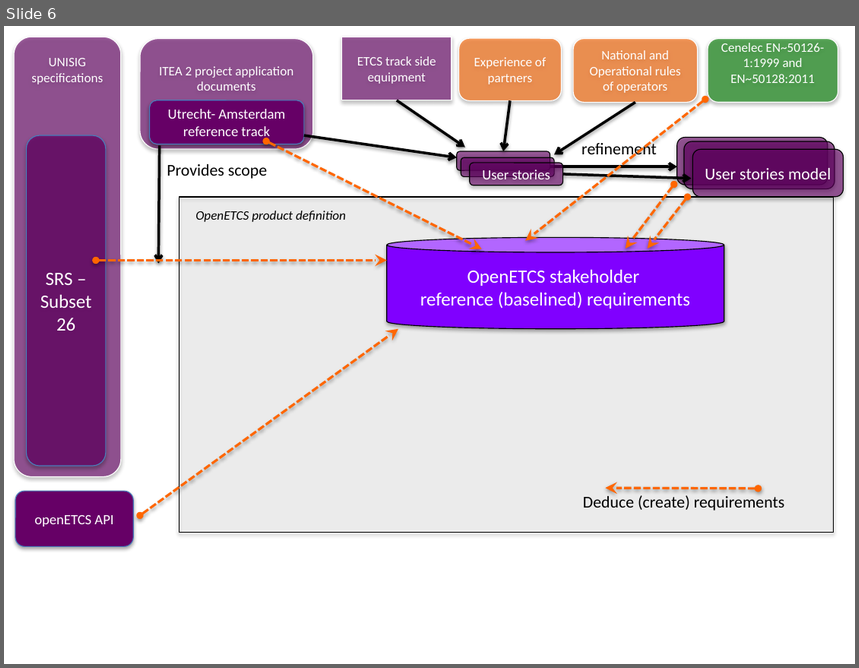
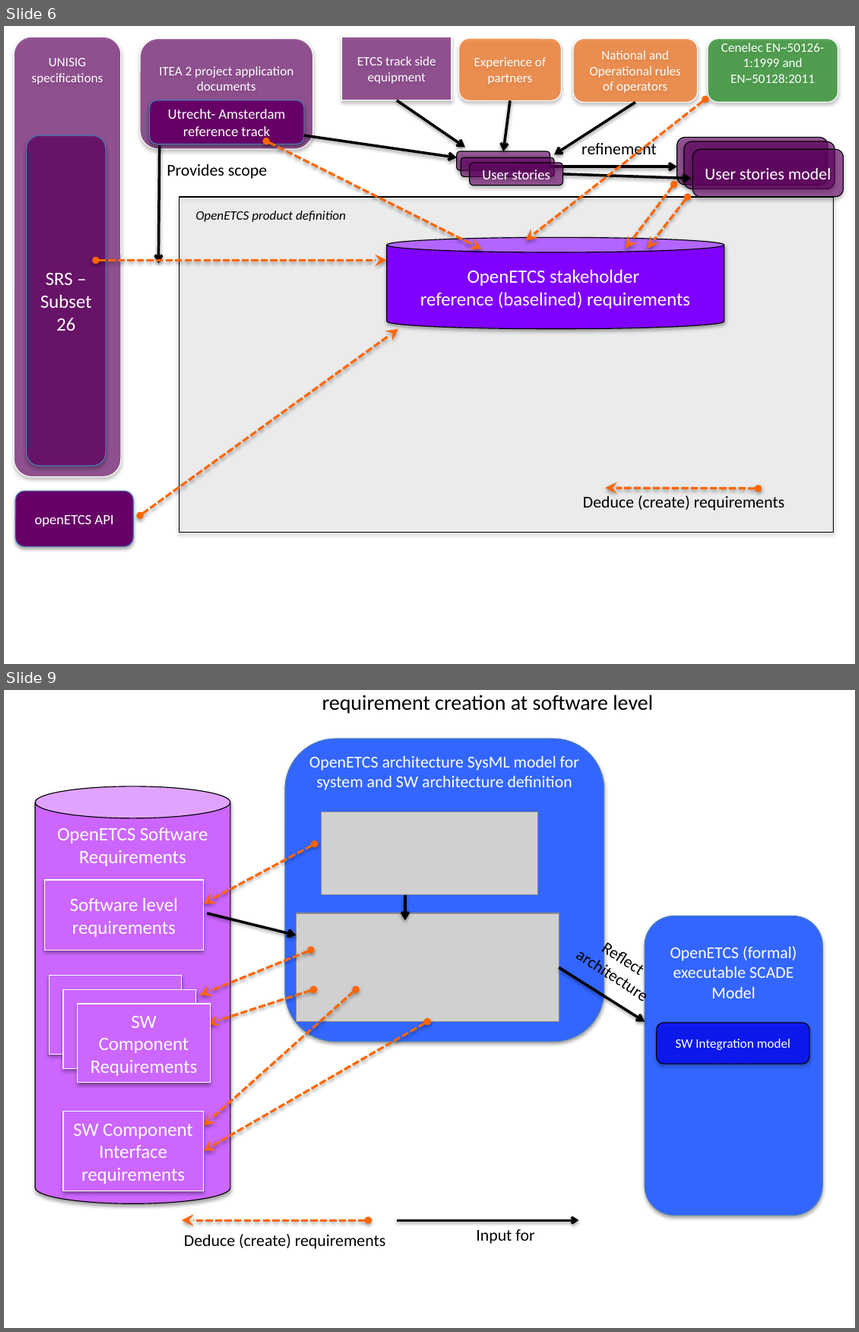
Before and after one commit to openETCS/toolchain, a slide deck: T7.3/TraceabilityArchitecture/images/2015-11-01 openETCS traceability_Figures.pptx. Shown one above the other, each under a label of ours: slide 6 before the commit, slides 6 and 9 after it; the slides between them are not shown. The pictures are 859x668 and 859x1332 pixels, drawn with LibreOffice and Linux fonts; fonts in the diff are those of the drawing; grey boxes stand for pictures. Boxes give left, top, right and bottom in pixels: in the first picture for what was removed or moved away, otherwise in the second. Text is boxed around its words. In the diff, an @@ line names an element or a change of style, - is before the commit and + after.

```diff
--- a/T7.3/TraceabilityArchitecture/images/2015-11-01 openETCS traceability_Figures.pptx
+++ b/T7.3/TraceabilityArchitecture/images/2015-11-01 openETCS traceability_Figures.pptx
@@ slide 9 added at (4,690,855,1328), background #FFFFFF @@
@@ text added at (322,695,653,714), 18 pt, text #000000 @@
+requirement creation at software level
@@ group added at (35,739,823,1249): 6 double arrows, 5 rectangles, 4 arrows, 3 rounded rectangles, 3 texts, 2 pictures, 1 cylinder @@
+OpenETCS architecture SysML model for system and SW architecture definition
+OpenETCS Software
+Requirements
+OpenETCS (formal) executable SCADE
+Model
+SW Integration model
+Reflect architecture
+Software level
+requirements
+Deduce (create) requirements
+SW Component
+Requirements
+SW Component
+Interface requirements
+Input for
```
Also in this commit, not shown: 2 slides changed, 11 other files.
